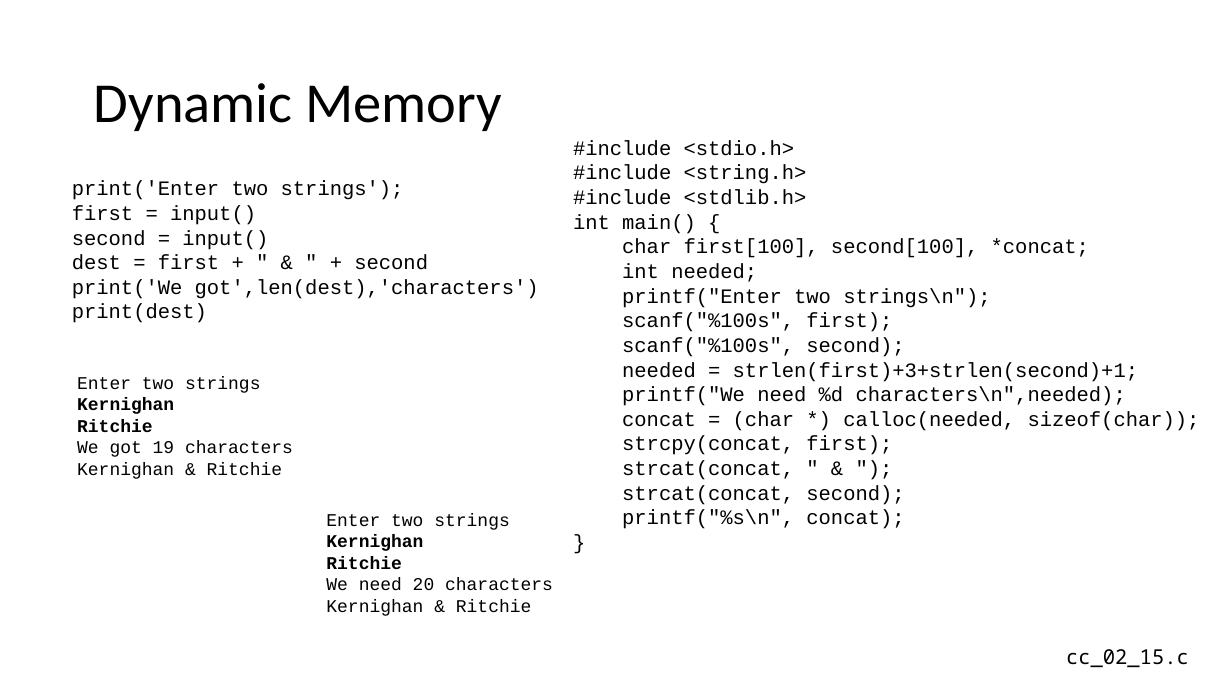
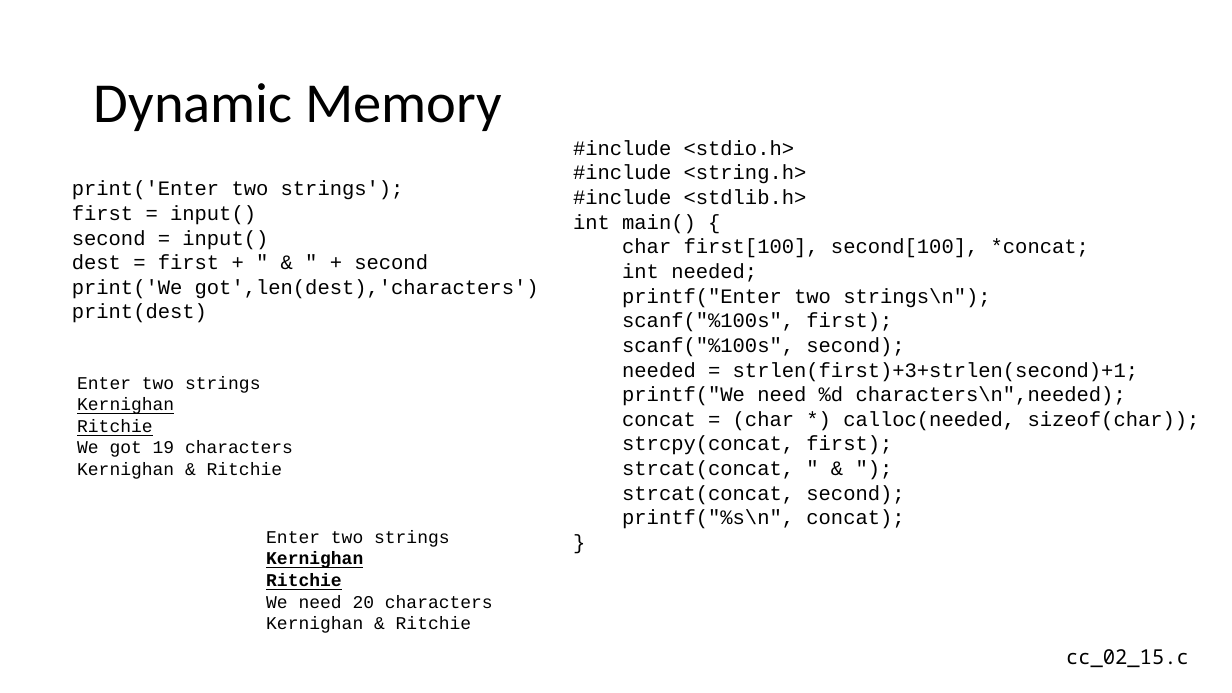
Before and after one commit to csev/cc4e, a slide deck: slide 25 of lectures/CC-02-Python.pptx. Drawn at 1232x693 pixels with LibreOffice and Linux fonts; fonts in the diff are those of the drawing. Boxes give left, top, right and bottom in pixels: in the first picture for what was removed or moved away, otherwise in the second. Text is boxed around its words. In the diff, an @@ line names an element or a change of style, - is before the commit and + after.

```diff
--- a/lectures/CC-02-Python.pptx
+++ b/lectures/CC-02-Python.pptx
@@ text at (x1=77, y1=398, x2=174, y2=436): bold off, underline on in "Kernighan", "Ritchie" @@
@@ text "Enter two strings" moved from (x1=326, y1=513, x2=553, y2=616) to (x1=266, y1=530, x2=493, y2=633) @@
@@ text at (x1=266, y1=552, x2=363, y2=590): underline on in "Kernighan", "Ritchie" @@
```
Also in this commit, not shown: 11 other slides changed.
